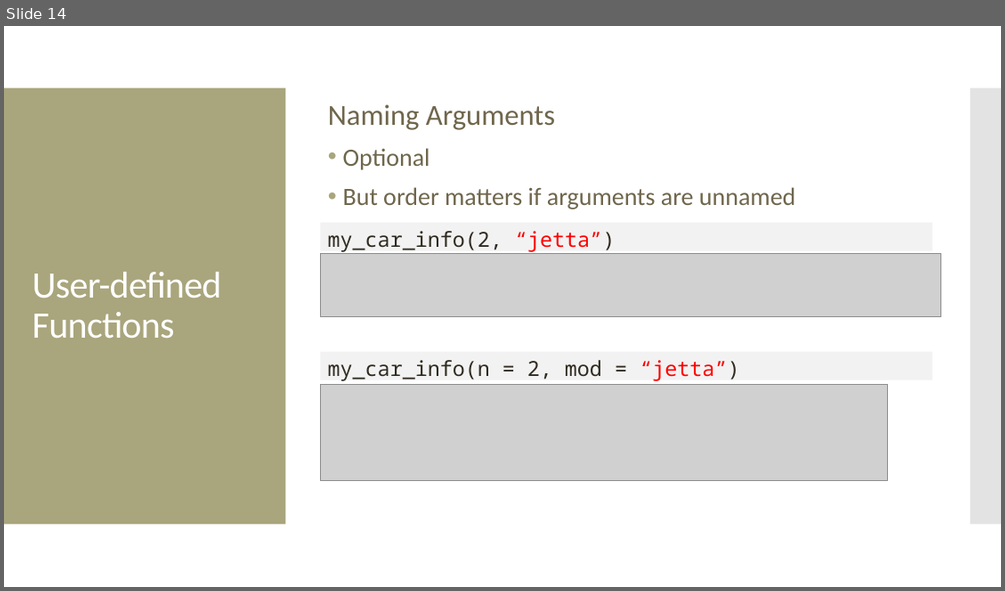
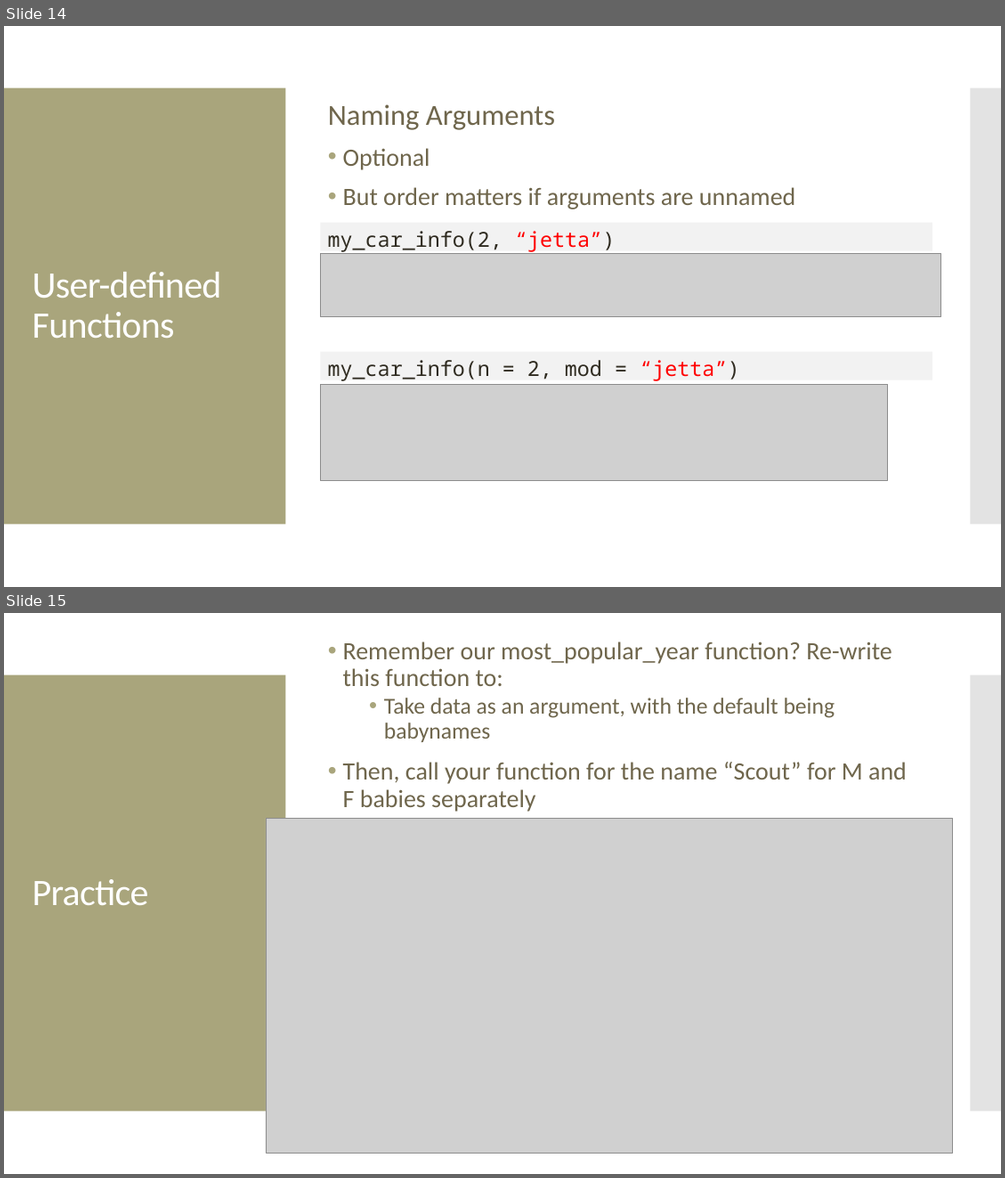
Before and after one commit to amosca01/Intro-DS-F23, a slide deck: slides/18-functions-pt2.pptx. Shown one above the other, each under a label of ours: slide 14 before the commit, slides 14 and 15 after it. The pictures are 1005x591 and 1005x1178 pixels, drawn with LibreOffice and Linux fonts; fonts in the diff are those of the drawing; grey boxes stand for pictures. Boxes give left, top, right and bottom in pixels: in the first picture for what was removed or moved away, otherwise in the second. Text is boxed around its words. In the diff, an @@ line names an element or a change of style, - is before the commit and + after.

```diff
--- a/slides/18-functions-pt2.pptx
+++ b/slides/18-functions-pt2.pptx
@@ slide 15 added at <box>4,613,1001,1174</box>, background #FFFFFF; not listed: 2 template elements that a slide beside it also shows @@
@@ text added at <box>343,641,906,811</box>, 24 pt, text #6F664C @@
+• Remember our most_popular_year function? Re-write this function to:
+  • Take data as an argument, with the default being babynames
+• Then, call your function for the name “Scout” for M and F babies separately
@@ picture added at <box>266,818,952,1153</box> @@
@@ title added at <box>32,879,149,905</box>, 36 pt, text #FFFFFF @@
+Practice
```
Also in this commit, not shown: 3 other slides added, 1 slide removed, 6 other files.
